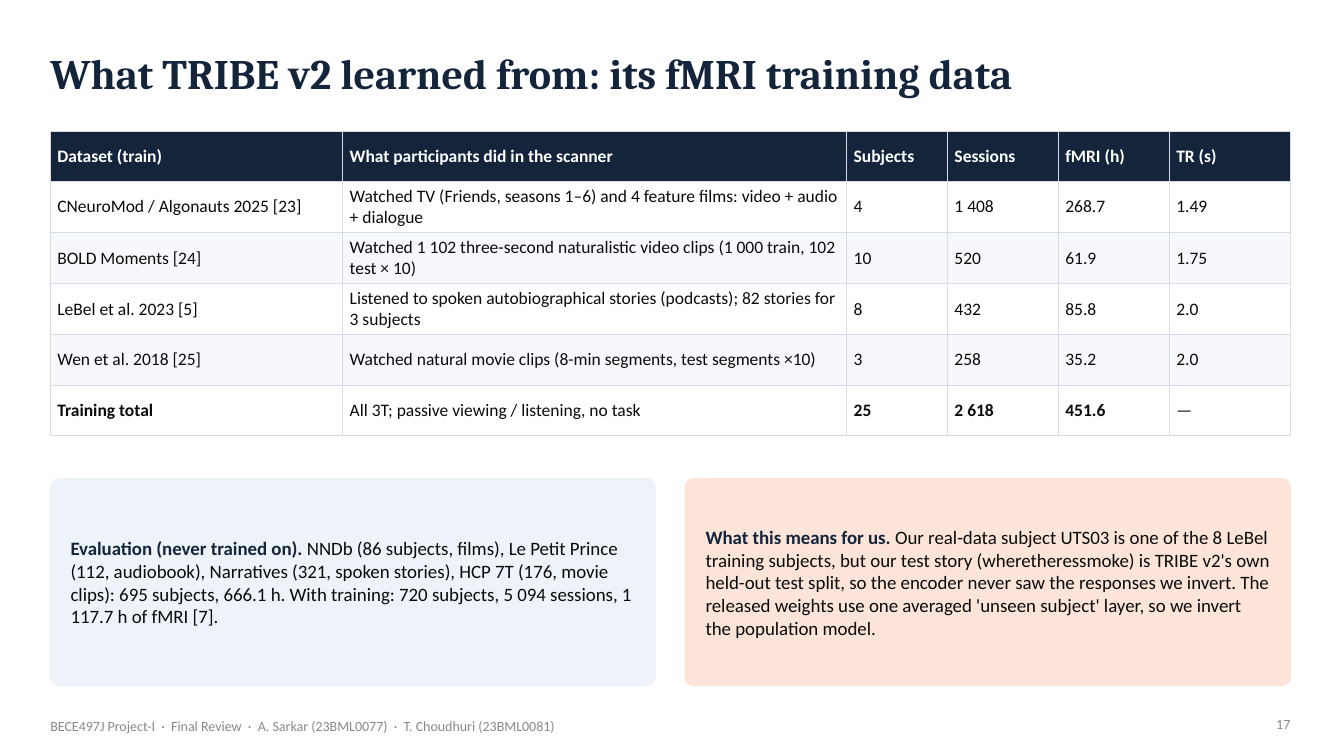
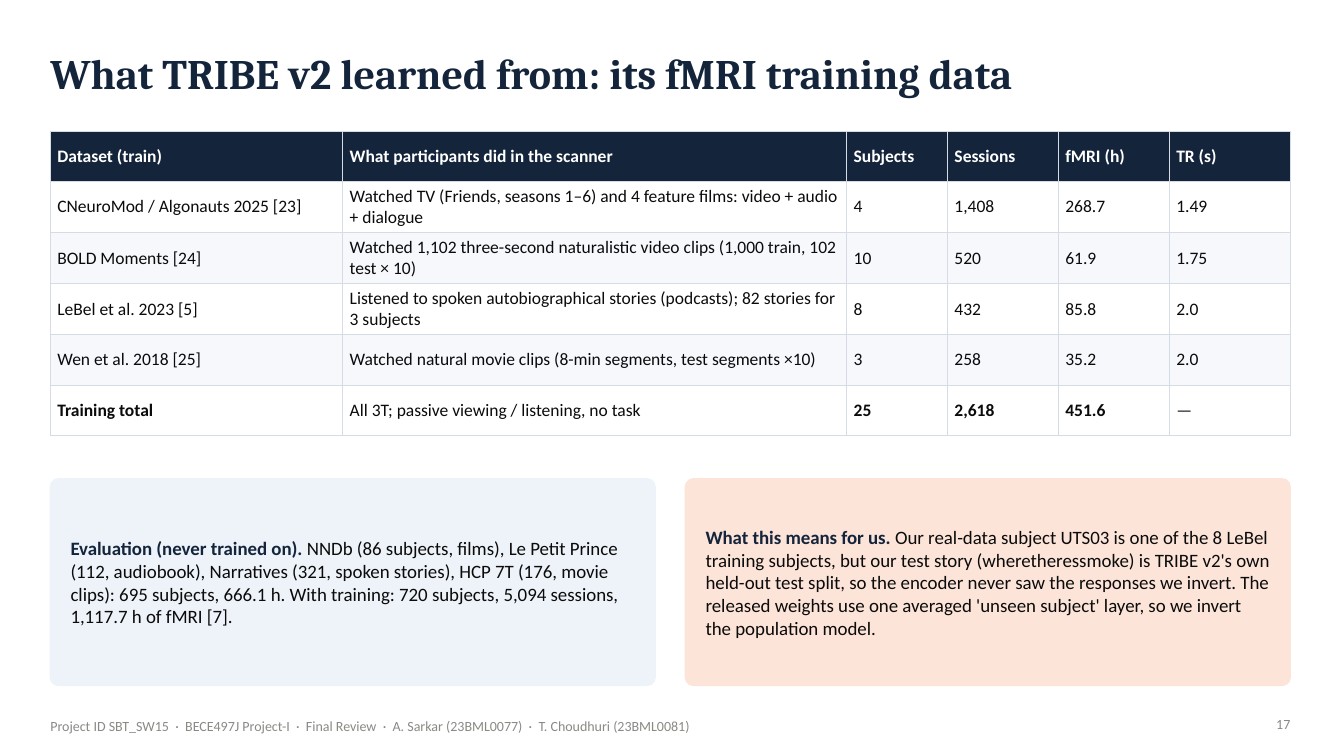
Before and after one commit to Ivxn404/semantic-decoding-tribe-inversion, a slide deck: slide 17 of deck/Final_Sarkar_Choudhuri.pptx. Drawn at 1344x756 pixels with LibreOffice and Linux fonts; fonts in the diff are those of the drawing. Boxes give left, top, right and bottom in pixels: in the first picture for what was removed or moved away, otherwise in the second. Text is boxed around its words. In the diff, an @@ line names an element or a change of style, - is before the commit and + after.

Commit message:
Review III submission files (SBT_SW15): thesis, presentation, poster, 90-s video

```diff
--- a/deck/Final_Sarkar_Choudhuri.pptx
+++ b/deck/Final_Sarkar_Choudhuri.pptx
@@ table at (x1=50, y1=131, x2=1291, y2=423) @@
-row 2, column 4: 1 408
+row 2, column 4: 1,408
-row 3, column 2: Watched 1 102 three-second naturalistic video clips (1 000 train, 102 test × 10)
+row 3, column 2: Watched 1,102 three-second naturalistic video clips (1,000 train, 102 test × 10)
-row 6, column 4: 2 618
+row 6, column 4: 2,618
@@ text at (x1=71, y1=541, x2=619, y2=626): text changed @@
-Evaluation (never trained on). NNDb (86 subjects, films), Le Petit Prince (112, audiobook), Narratives (321, spoken stories), HCP 7T (176, movie clips): 695 subjects, 666.1 h. With training: 720 subjects, 5 094 sessions, 1 117.7 h of fMRI [7].
+Evaluation (never trained on). NNDb (86 subjects, films), Le Petit Prince (112, audiobook), Narratives (321, spoken stories), HCP 7T (176, movie clips): 695 subjects, 666.1 h. With training: 720 subjects, 5,094 sessions, 1,117.7 h of fMRI [7].
@@ text at (x1=50, y1=721, x2=689, y2=733): text changed @@
-BECE497J Project-I · Final Review · A. Sarkar (23BML0077) · T. Choudhuri (23BML0081)
+Project ID SBT_SW15 · BECE497J Project-I · Final Review · A. Sarkar (23BML0077) · T. Choudhuri (23BML0081)
```
Also in this commit, not shown: 65 other slides changed, 9 other files.
